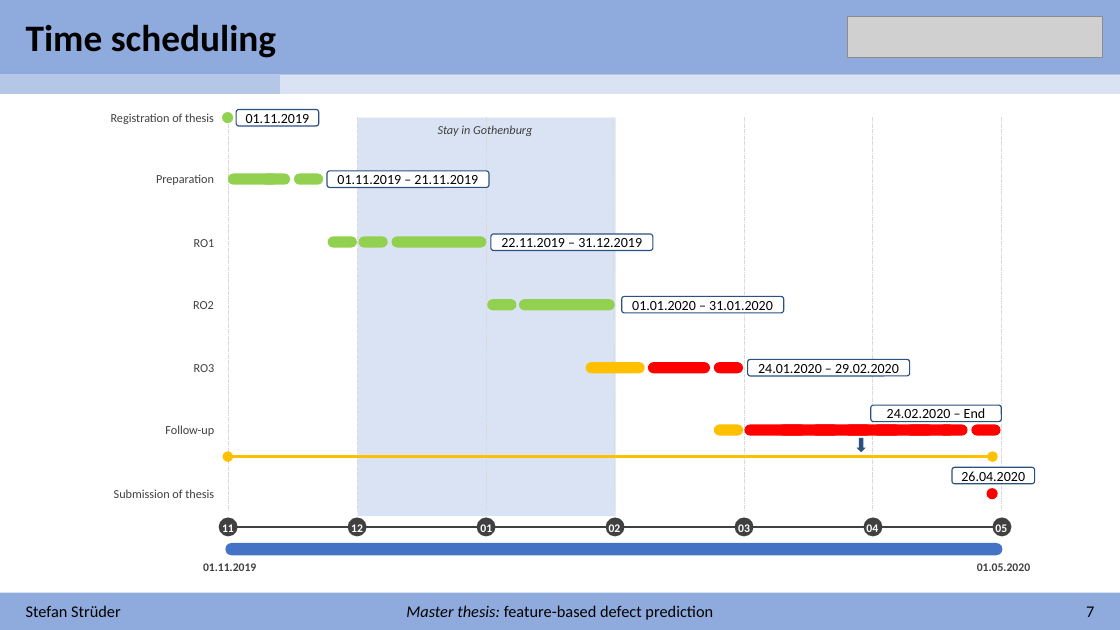
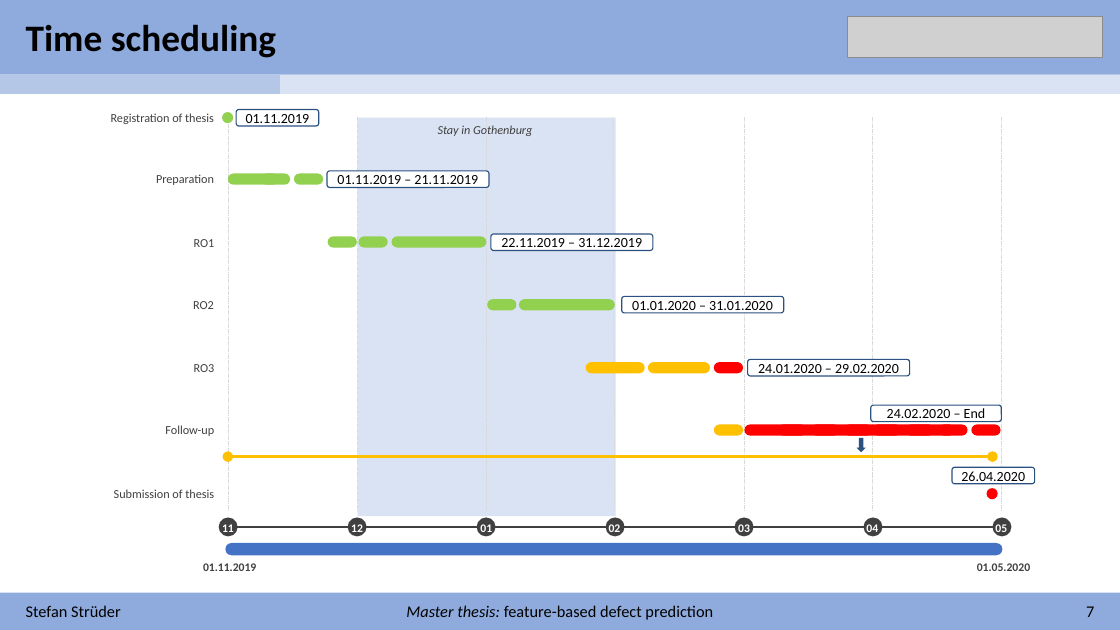
Before and after one commit to stefanstrueder/MA_Strueder, a slide deck: slide 7 of Zwischenbericht/Zwischenbericht.pptx. Drawn at 1120x630 pixels with LibreOffice and Linux fonts; fonts in the diff are those of the drawing; grey boxes stand for pictures. Boxes give left, top, right and bottom in pixels: in the first picture for what was removed or moved away, otherwise in the second. Text is boxed around its words. In the diff, an @@ line names an element or a change of style, - is before the commit and + after.

```diff
--- a/Zwischenbericht/Zwischenbericht.pptx
+++ b/Zwischenbericht/Zwischenbericht.pptx
@@ rounded rectangle at bbox=[648, 362, 710, 373]: fill #FF0000 to #FFC000 @@
```
Also in this commit, not shown: 17 other slides changed, 1 slide added, 2 slides removed, 1 other file.
